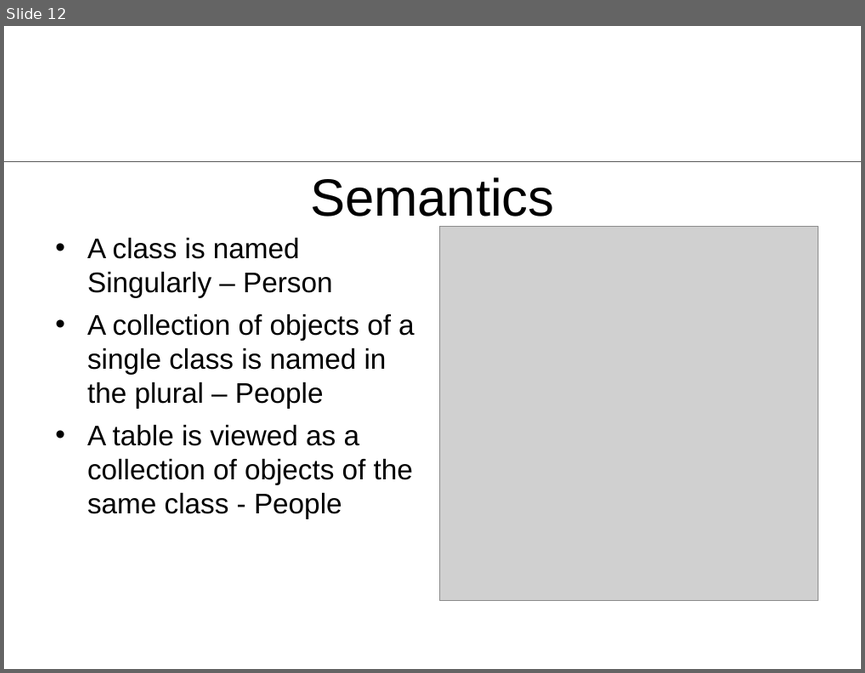
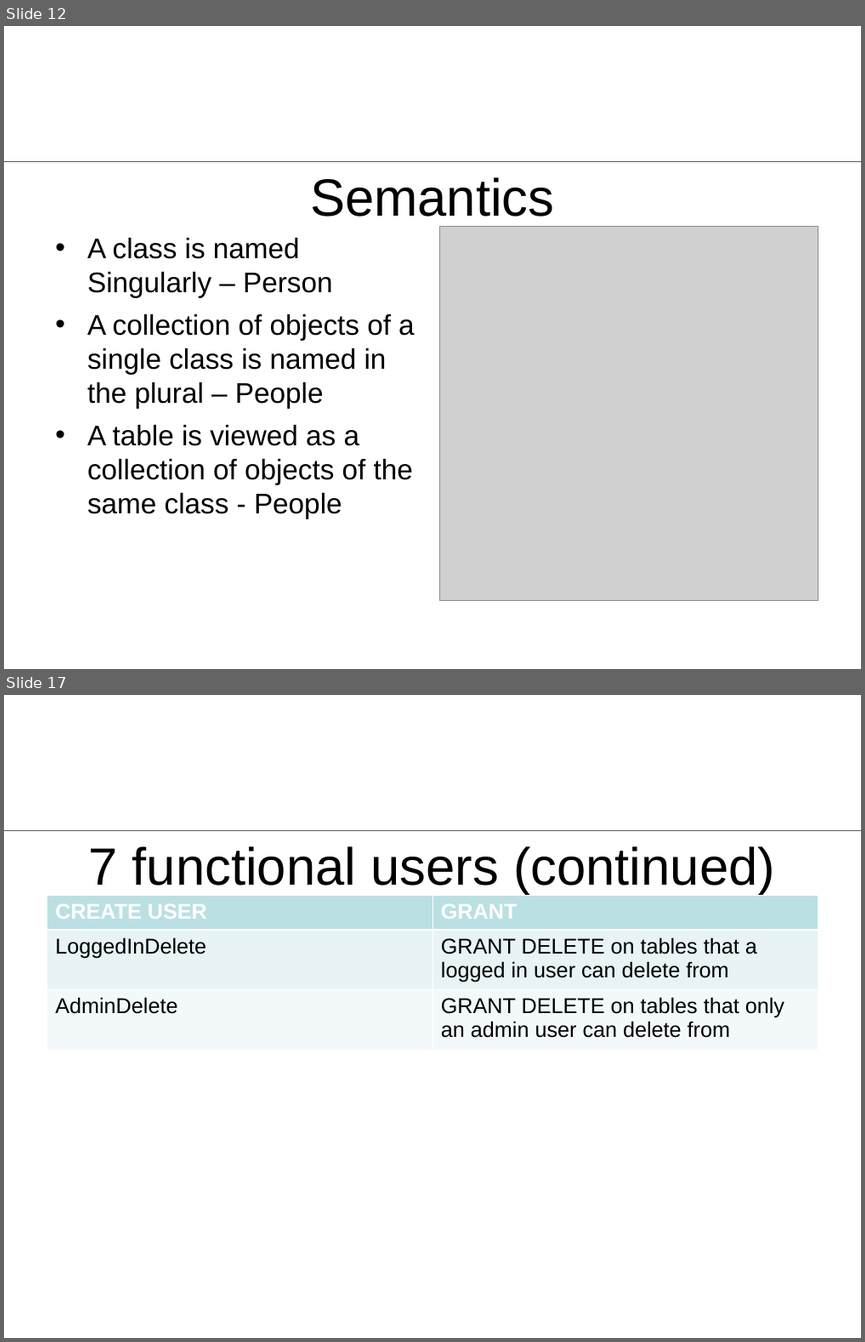
Before and after one commit to rhildred/addCustomer, a slide deck: docs/ActiveRecord.ppt. Shown one above the other, each under a label of ours: slide 12 before the commit, slides 12 and 17 after it; the slides between them are not shown. The pictures are 865x673 and 865x1342 pixels, drawn with LibreOffice and Linux fonts; fonts in the diff are those of the drawing; grey boxes stand for pictures; background and template pictures are left out. Boxes give left, top, right and bottom in pixels: in the first picture for what was removed or moved away, otherwise in the second. Text is boxed around its words. In the diff, an @@ line names an element or a change of style, - is before the commit and + after.

```diff
--- a/docs/ActiveRecord.ppt
+++ b/docs/ActiveRecord.ppt
@@ slide 17 added at <box>4,695,861,1338</box>, background #FFFFFF; not listed: 1 template element that a slide beside it also shows @@
@@ title added at <box>89,846,775,895</box>, 44 pt, text #000000 @@
+7 functional users (continued)
@@ table added at <box>46,895,818,1049</box>, 3 rows, 2 columns @@
+CREATE USER | GRANT
+LoggedInDelete | GRANT DELETE on tables that a logged in user can delete from
+AdminDelete | GRANT DELETE on tables that only an admin user can delete from
```
Also in this commit, not shown: 2 slides changed, 7 other slides added, 15 other files.
